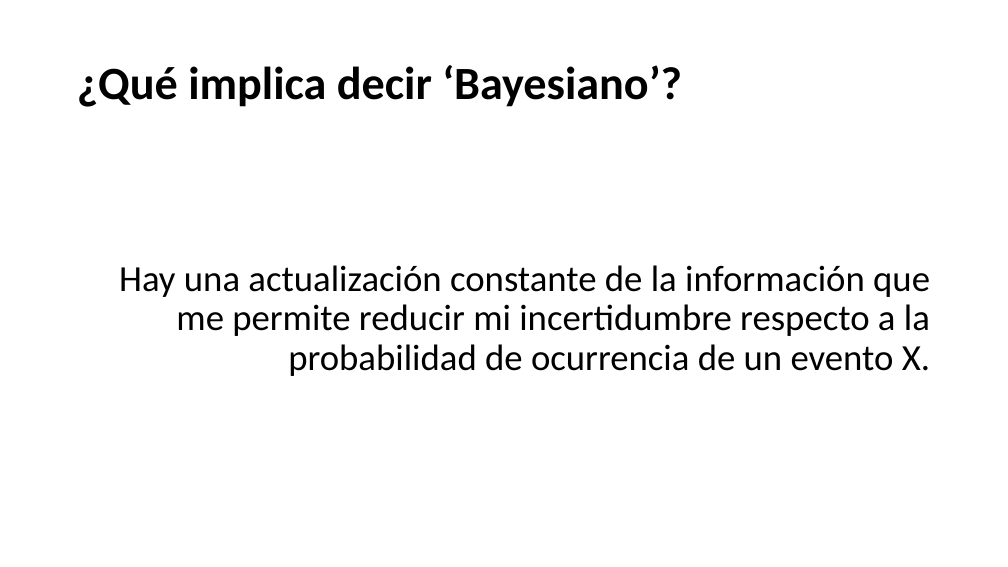
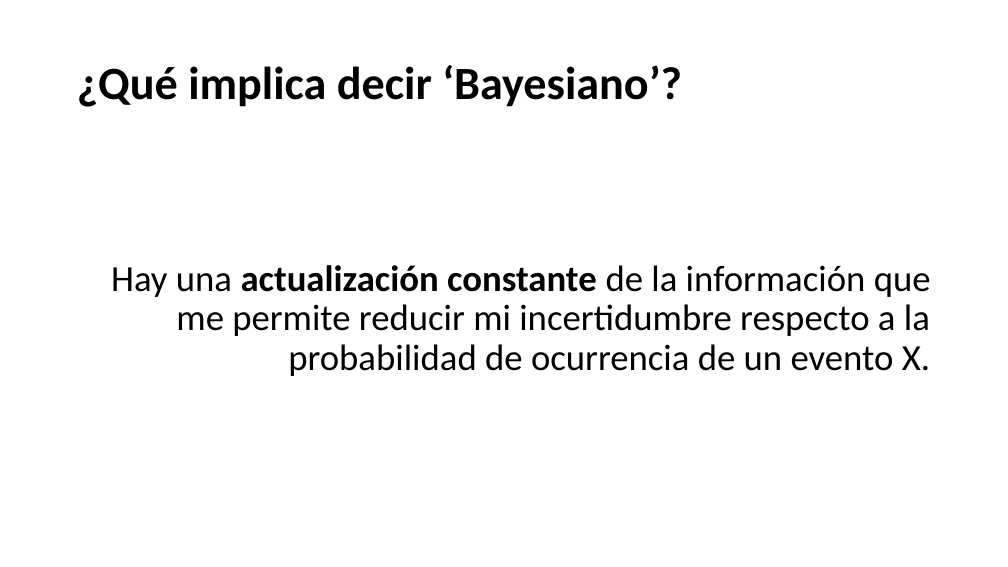
Before and after one commit to Adrifelcha/afchavez-019, a slide deck: slide 30 of Lab25/Adjuntías/2020-2/InferenciaBayesiana.pptx (slide 75 before the commit). Drawn at 1008x567 pixels with LibreOffice and Linux fonts; fonts in the diff are those of the drawing. Boxes give left, top, right and bottom in pixels: in the first picture for what was removed or moved away, otherwise in the second. Text is boxed around its words. In the diff, an @@ line names an element or a change of style, - is before the commit and + after.

```diff
--- a/Lab25/Adjuntías/2020-2/InferenciaBayesiana.pptx
+++ b/Lab25/Adjuntías/2020-2/InferenciaBayesiana.pptx
@@ text "Hay una actualización constante de ..." at <box>111,265,931,376</box>: bold on in "actualización constante" @@
```
Also in this commit, not shown: 13 other slides changed, 2 slides added, 60 slides removed, 5 other files.
